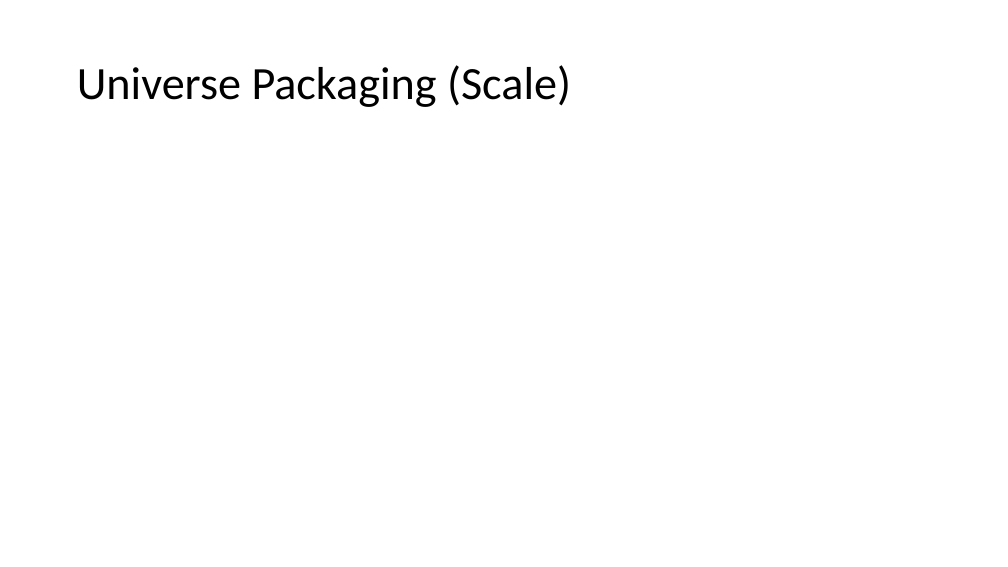
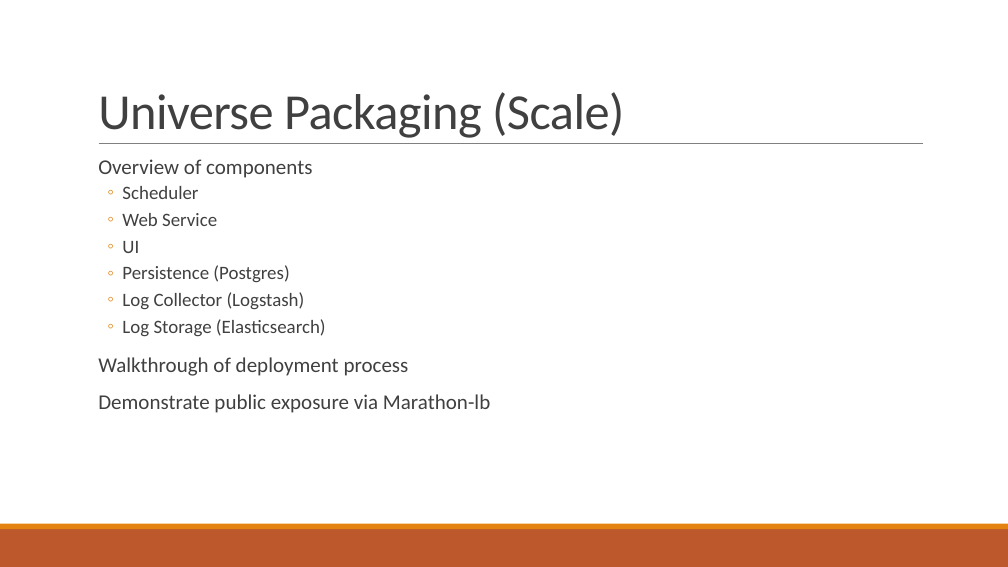
Before and after one commit to gisjedi/deployments-on-dcos, a slide deck: slide 11 of dockerizerd-applications.pptx. Drawn at 1008x567 pixels with LibreOffice and Linux fonts; fonts in the diff are those of the drawing. Boxes give left, top, right and bottom in pixels: in the first picture for what was removed or moved away, otherwise in the second. Text is boxed around its words. In the diff, an @@ line names an element or a change of style, - is before the commit and + after.

```diff
--- a/dockerizerd-applications.pptx
+++ b/dockerizerd-applications.pptx
@@ title "Universe Packaging (Scale)": place and size @@
-title "Universe Packaging (Scale)" at [77, 65, 571, 107]
+title "Universe Packaging (Scale)" at [98, 92, 624, 138]
@@ title "Universe Packaging (Scale)" at [98, 92, 624, 138]: size 44 to 48 pt, text colour #000000 to #404040, letter spacing 0 to -0.5 pt; line spacing 0.9 to 0.85; vertical alignment middle to bottom @@
@@ line added from (99, 144) to (923, 144), #808080 0.5 pt @@
@@ text added at [98, 159, 490, 413], 20 pt, text #404040 @@
+  Overview of components
+  ◦ Scheduler
+  ◦ Web Service
+  ◦ UI
+  ◦ Persistence (Postgres)
+  ◦ Log Collector (Logstash)
+  ◦ Log Storage (Elasticsearch)
+  Walkthrough of deployment process
+  Demonstrate public exposure via Marathon-lb
@@ rectangle added at [0, 529, 1008, 567], fill #BD582C @@
@@ rectangle added at [0, 524, 1008, 529], fill #E48312 @@
```
Also in this commit, not shown: 13 other slides changed, 1 slide added, 2 other files.
